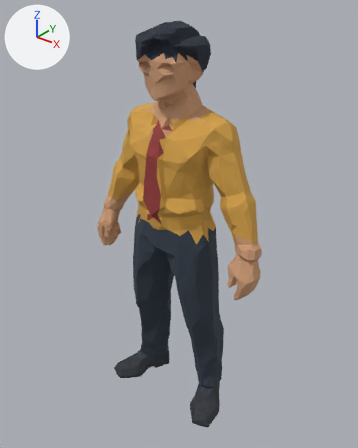
One commit to the glTF model assets/models/ready/guest_rich/guest_rich.glb: the scene before it, then after it.
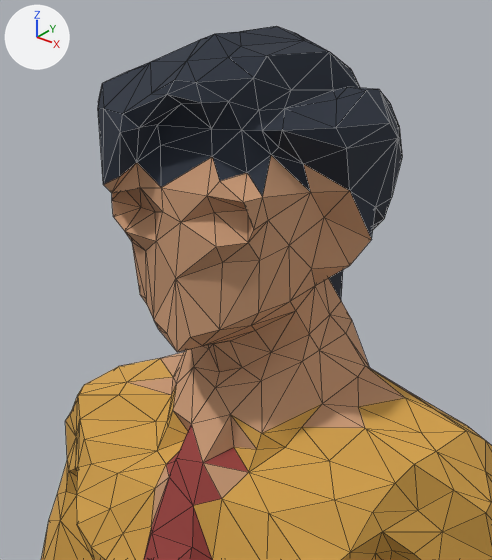
There are two pictures of each version: one whole from a 50 mm lens placed at (1.229, -1.504, 1.844), pointed at (0.005, 0.026, 0.895), one close up on the part from 31% to 65% of the width and 3% to 34% of the height. Arrows for +X, +Y and +Z are at upper left; the lights stay in place. The last two pictures show the newer version. The close-ups show mesh edges as thin lines.

Objects in the first close-up: 'Batch_guest_richMesh'.
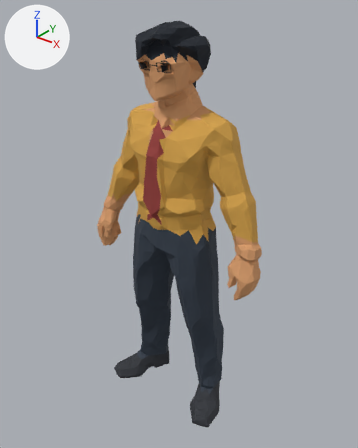
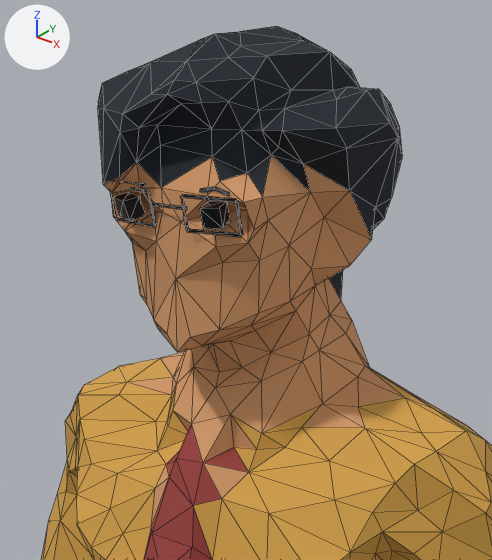
Pixel boxes [x1, y1, x2, y2] of what changed, in the close-ups (492 x 560 px):
'CharacterFaceDetails', added (black): after [102, 181, 243, 237]
    faces in mat_guest_rich_rineye (black #090a14): [113, 192, 230, 229]
    faces in mat_guest_rich_frame (black #090a14): [110, 187, 243, 237]
    faces in mat_guest_rich_brow (black #151d28): [102, 181, 229, 196]

Edits to the bpy script that builds the scene:
```text
Add mat_guest_rich_brow:
    mat_guest_rich_brow = principled_material('guest_rich_Brow')
    mat_guest_rich_brow.base_color = (0.0075, 0.0123, 0.0212)  # black #151d28
    mat_guest_rich_brow.roughness = 0.9
Add mat_guest_rich_frame:
    mat_guest_rich_frame = principled_material('guest_rich_Frame')
    mat_guest_rich_frame.base_color = (0.00273, 0.00304, 0.007)  # black #090a14
    mat_guest_rich_frame.roughness = 0.9
Add mat_guest_rich_rineye:
    mat_guest_rich_rineye = principled_material('guest_rich_RinEye')
    mat_guest_rich_rineye.base_color = (0.00273, 0.00304, 0.007)  # black #090a14
    mat_guest_rich_rineye.metallic = 0.4
    mat_guest_rich_rineye.roughness = 0.415
Add me_characterfacedetails:
    me_characterfacedetails.from_pydata(...)  # 81 vertices, 76 faces; spans x -0.076..0.076, y -0.135..-0.096, z 1.559..1.599
    # faces by material slot: [16, 36, 24]
    me_characterfacedetails.materials.append(mat_guest_rich_brow)  # black #151d28
    me_characterfacedetails.materials.append(mat_guest_rich_frame)  # black #090a14
    me_characterfacedetails.materials.append(mat_guest_rich_rineye)  # black #090a14
Add ob_characterfacedetails:
    ob_characterfacedetails = bpy.data.objects.new('CharacterFaceDetails', me_characterfacedetails)
    ob_characterfacedetails.location = (0.0, 0.0, 0.0)
```
